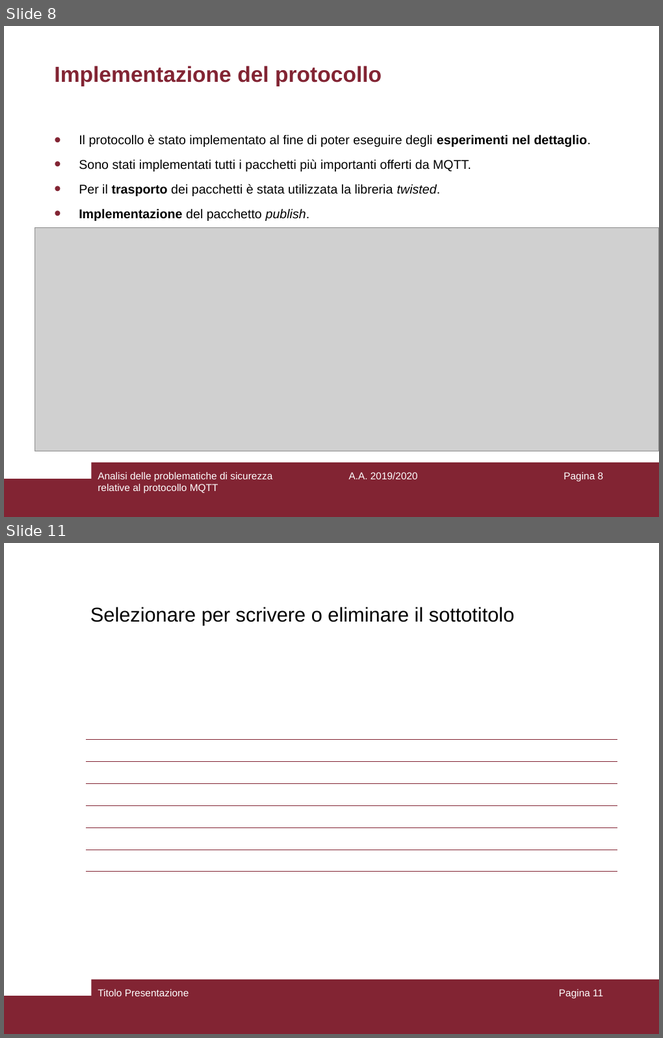
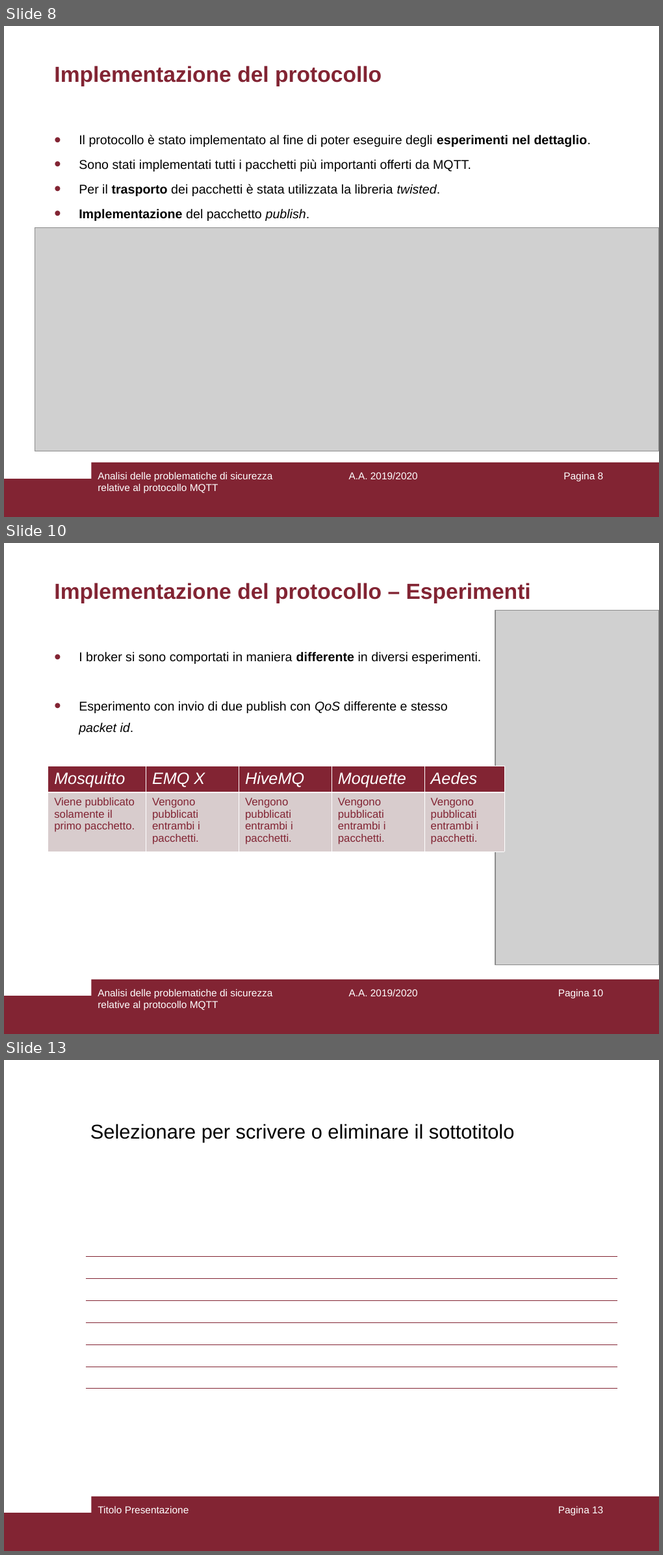
Before and after one commit to aedoardo/bachelor-degree-thesis, a slide deck: slides/Presentazione.ppt. Shown one above the other, each under a label of ours: slides 8 and 11 before the commit, slides 8, 10 and 13 after it; the slides between them are not shown. The pictures are 663x1038 and 663x1555 pixels, drawn with LibreOffice and Linux fonts; fonts in the diff are those of the drawing; grey boxes stand for pictures. Boxes give left, top, right and bottom in pixels: in the first picture for what was removed or moved away, otherwise in the second. Text is boxed around its words. In the diff, an @@ line names an element or a change of style, - is before the commit and + after.

```diff
--- a/slides/Presentazione.ppt
+++ b/slides/Presentazione.ppt
@@ slide 10 added at <box>4,543,659,1034</box>, background #FFFFFF; not listed: 2 template elements that a slide beside it also shows @@
@@ title added at <box>54,583,531,603</box>, 24 pt, text #822433, bold @@
+Implementazione del protocollo – Esperimenti
@@ picture added at <box>495,611,659,965</box> @@
@@ text added at <box>79,652,481,735</box>, 14 pt, text #000000 @@
+• I broker si sono comportati in maniera differente in diversi esperimenti.
+• Esperimento con invio di due publish con QoS differente e stesso packet id.
@@ table added at <box>48,767,505,852</box>, 2 rows, 5 columns @@
+Mosquitto | EMQ X | HiveMQ | Moquette | Aedes
+Viene pubblicato solamente il primo pacchetto. | Vengono pubblicati entrambi i pacchetti. | Vengono pubblicati entrambi i pacchetti. | Vengono pubblicati entrambi i pacchetti. | Vengono pubblicati entrambi i pacchetti.
@@ text added at <box>98,990,272,1010</box>, 11 pt, text #FFFFFF @@
+Analisi delle problematiche di sicurezza relative al protocollo MQTT
@@ text added at <box>349,990,418,997</box>, 11 pt, text #FFFFFF @@
+A.A. 2019/2020
@@ page number added at <box>558,990,603,999</box>, 11 pt, text #FFFFFF @@
+Pagina 10
@@ what was slide 11 is now slide 13 @@
@@ page number at <box>558,1507,603,1516</box>: text changed @@
-Pagina 11
+Pagina 13
```
Also in this commit, not shown: 1 slide changed, 2 other slides added, 3 slides removed, 3 other files.
